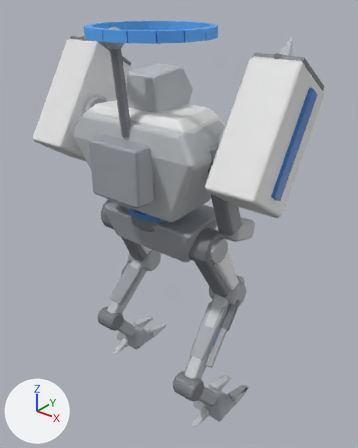
One commit to the glTF model game/models/lattice_aa_bot.glb: the scene before it, then after it.
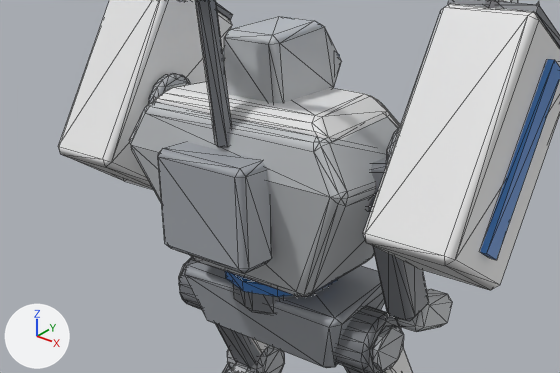
Old and new are each drawn whole from a camera (50 mm lens) standing at (1.008, -1.196, 1.422) and looking at (0.036, 0.019, 0.669) and again close up on the part from 0% to 88% of the width and 12% to 59% of the height. The axes (+X, +Y, +Z) are drawn at lower left. The lights are the same throughout. The older version's two pictures come first. The close-ups show mesh edges as thin lines. Vertices at exactly the same position are counted once.

Names of what the first close-up shows: 'Body', 'Turret'.
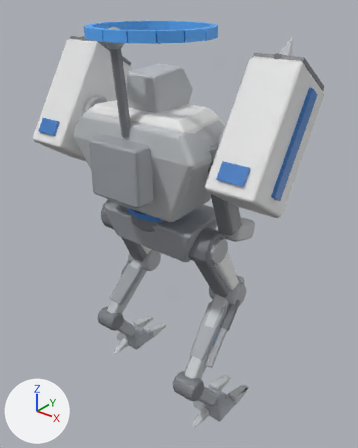
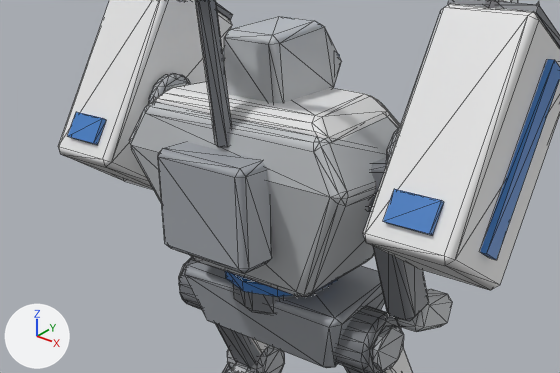
What differs and where, as boxes [x1, y1, x2, y2] in the close-ups (560 x 373 px):
part 1 of me_turret, added: after [68, 112, 444, 235]

The edits, one by one:
me_turret is used by ob_turret; location (0.0, -0.04, 0.72).
me_turret had 892 vertices, 1592 faces and spanned x -0.461..0.461, y -0.211..0.206, z -0.067..0.6.
me_turret now has 908 vertices, 1616 faces and spans x -0.461..0.461, y -0.211..0.206, z -0.067..0.6.
Part 1, on me_turret:
8 vertices are added at x -0.41..0.33, y -0.155..-0.12, z 0.241..0.289.
8 new vertices lie (0.08, 0.0, 0.0) away from vertices in x -0.41..0.33, y -0.155..-0.12, z 0.241..0.289.
24 new faces join them.
